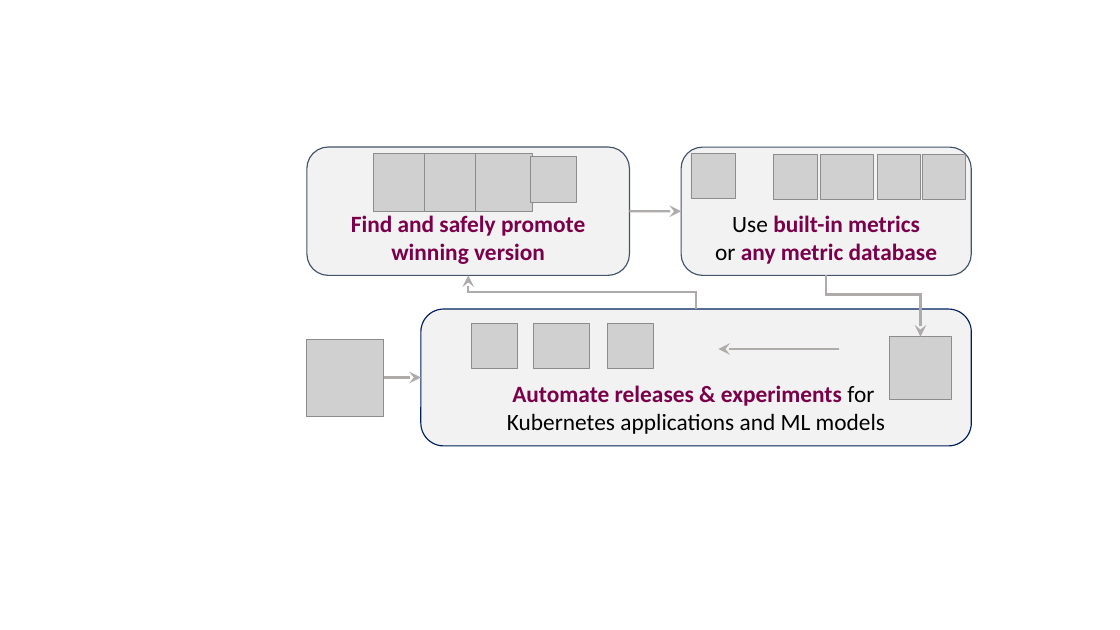
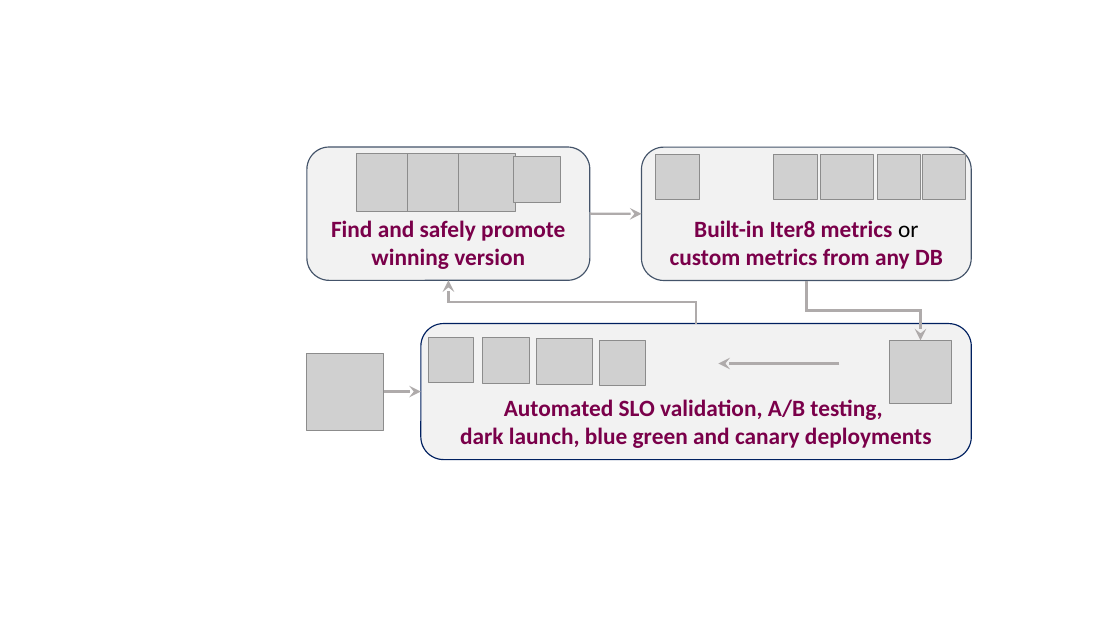
Before and after one commit to iter8-tools/iter8, a slide deck: slide 1 of mkdocs/docs/images/src/illustration.pptx. Drawn at 1120x630 pixels with LibreOffice and Linux fonts; fonts in the diff are those of the drawing; grey boxes stand for pictures. Boxes give left, top, right and bottom in pixels: in the first picture for what was removed or moved away, otherwise in the second. Text is boxed around its words. In the diff, an @@ line names an element or a change of style, - is before the commit and + after.

```diff
--- a/mkdocs/docs/images/src/illustration.pptx
+++ b/mkdocs/docs/images/src/illustration.pptx
@@ rounded rectangle "Find and safely promote winning ...": place and size @@
-rounded rectangle "Find and safely promote winning ..." at bbox=[307, 147, 629, 276]
+rounded rectangle "Find and safely promote winning ..." at bbox=[307, 147, 590, 281]
@@ rounded rectangle "Built-in Iter8 metrics or custom ...": place and size @@
-rounded rectangle "Built-in Iter8 metrics or custom ..." at bbox=[681, 147, 971, 276]
+rounded rectangle "Built-in Iter8 metrics or custom ..." at bbox=[642, 147, 972, 281]
@@ 4 pictures: place and size @@
-4 pictures at bbox=[373, 154, 576, 211]
+4 pictures at bbox=[356, 154, 560, 211]
@@ picture: place and size @@
-picture at bbox=[691, 154, 736, 198]
+picture at bbox=[655, 155, 700, 199]
@@ arrow moved from (629, 211) - (681, 212) to (590, 213) - (642, 214) @@
@@ text in rounded rectangle at bbox=[670, 220, 943, 269]: text changed @@
-Use built-in metrics
-or any metric database
+Built-in Iter8 metrics or custom metrics from any DB
@@ elbow arrow moved from (697, 309) - (468, 276) to (697, 323) - (449, 281) @@
@@ elbow arrow moved from (827, 276) - (921, 337) to (807, 281) - (921, 340) @@
@@ 2 arrows, 1 picture, 1 rounded rectangle: place and size @@
-2 arrows, 1 picture, 1 rounded rectangle at bbox=[307, 309, 971, 446]
+2 arrows, 1 picture, 1 rounded rectangle at bbox=[307, 323, 971, 460]
@@ picture: place and size @@
-picture at bbox=[608, 323, 654, 369]
+picture at bbox=[429, 338, 474, 383]
@@ picture: place and size @@
-picture at bbox=[471, 323, 518, 370]
+picture at bbox=[483, 338, 529, 384]
@@ picture: place and size @@
-picture at bbox=[534, 323, 590, 369]
+picture at bbox=[537, 339, 593, 384]
@@ picture added at bbox=[600, 340, 645, 386] @@
@@ text in rounded rectangle at bbox=[460, 399, 932, 448]: text changed; text colour #000000 to #7A004A; bold on @@
-Automate releases & experiments for
-Kubernetes applications and ML models
+Automated SLO validation, A/B testing,
+dark launch, blue green and canary deployments
```
Also in this commit, not shown: 8 other files.
